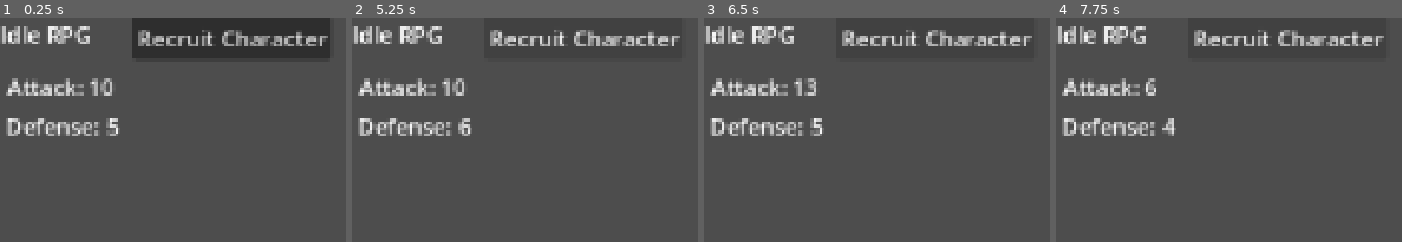
Above: before the commit, frames 1-4 (left to right).
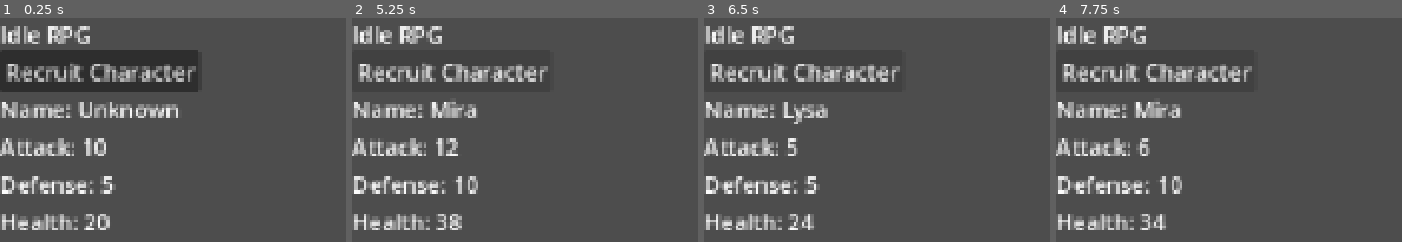
Above: after the commit, the same moments.

Repository: fehudma/godot_projects
Game: Godot game, scene res://Scenes/main.tscn
Same seed, same stepped clock (60 frames per second), same inputs: the game is played once before the commit and once after it.
Inputs:
- Up to frame 1 (0.25 s): no input
- Up to frame 2 (5.25 s): click "Recruit Character" at 0.5 s; click "Recruit Character" at 1.25 s; click "Recruit Character" at 2 s; tap Enter at 2.75, 4.25 s; tap Space at 3.5, 5 s
- Up to frame 3 (6.5 s): tap Enter at 5.75 s
- Up to frame 4 (7.75 s): tap Space at 6.5 s

The runs differ from the first frame. In frame 1, 26% of the frame differs, in the area x 0-96%, y 0-95%; in frame 2, 13%; in frame 3, 13%; in frame 4, 13%.

Commit message:
preparing to make a dictionary out of character data

Diff:
--- a/Scenes/main.gd
+++ b/Scenes/main.gd
@@ -1,27 +1,47 @@
 extends Control
+#=======================CONSTs
+const CHARACTER_NAMES: Array[String] = [
+	"Arin",
+	"Mira",
+	"Doran",
+	"Lysa"
+]
 #=======================VARs
+var character_name: String = "Unknown"
 var attack: int = 10
 var defense: int = 5
+var health: int = 20
+var charcter: Dictionary = {}
 
 #=======================OnReadies
-@onready var attack_label: Label = $AttackLabel
+@onready var name_label: Label = $VBoxContainer/NameLabel
+@onready var health_label: Label = $VBoxContainer/HealthLabel
+@onready var attack_label: Label = $VBoxContainer/AttackLabel
+@onready var defense_label: Label = $VBoxContainer/DefenseLabel
+
+
 
 #=======================HELPER FUNCTIONs
+#update ui
 func update_stats_display() -> void:
-	$AttackLabel.text = "Attack: " + str(attack)
-	$DefenseLabel.text = "Defense: " + str(defense)
+	name_label.text = "Name: " + str(character_name)
+	attack_label.text = "Attack: " + str(attack)
+	defense_label.text = "Defense: " + str(defense)
+	health_label.text = "Health: " + str(health)
+
+#character generation
+func generate_character() -> void:
+	character_name = CHARACTER_NAMES.pick_random()
+	health = randi_range(20, 40)
+	attack = randi_range(5, 15)
+	defense = randi_range(3, 10)
 
 #=======================INIT
-
 func _ready() -> void:
 	update_stats_display()
 
 
-
-
-
 #=======================SIGNALs
 func _on_recruit_button_pressed() -> void:
-	attack = randi_range(5, 15)
-	defense = randi_range(3, 10)
+	generate_character()
 	update_stats_display()
--- a/Scenes/main.tscn
+++ b/Scenes/main.tscn
@@ -19,26 +19,30 @@
 
 [node name="RecruitButton" type="Button" parent="." unique_id=1699536273]
 layout_mode = 0
-offset_left = 95.0
-offset_top = -1.0
-offset_right = 239.0
-offset_bottom = 30.0
+offset_top = 23.0
+offset_right = 144.0
+offset_bottom = 54.0
 text = "Recruit Character"
 
-[node name="AttackLabel" type="Label" parent="." unique_id=1983624152]
+[node name="VBoxContainer" type="VBoxContainer" parent="." unique_id=1866794206]
 layout_mode = 0
-offset_left = 5.0
-offset_top = 38.0
-offset_right = 82.0
-offset_bottom = 61.0
+offset_top = 54.0
+offset_right = 130.0
+offset_bottom = 131.0
+
+[node name="NameLabel" type="Label" parent="VBoxContainer" unique_id=1570187415]
+layout_mode = 2
+text = "Name: Unknown"
+
+[node name="AttackLabel" type="Label" parent="VBoxContainer" unique_id=1983624152]
+layout_mode = 2
 text = "Attack: 99"
 
-[node name="DefenseLabel" type="Label" parent="." unique_id=1853046147]
-layout_mode = 0
-offset_left = 4.0
-offset_top = 66.0
-offset_right = 95.0
-offset_bottom = 89.0
+[node name="DefenseLabel" type="Label" parent="VBoxContainer" unique_id=1853046147]
+layout_mode = 2
 text = "Defense: 99"
 
+[node name="HealthLabel" type="Label" parent="VBoxContainer" unique_id=253445038]
+layout_mode = 2
+
 [connection signal="pressed" from="RecruitButton" to="." method="_on_recruit_button_pressed"]
